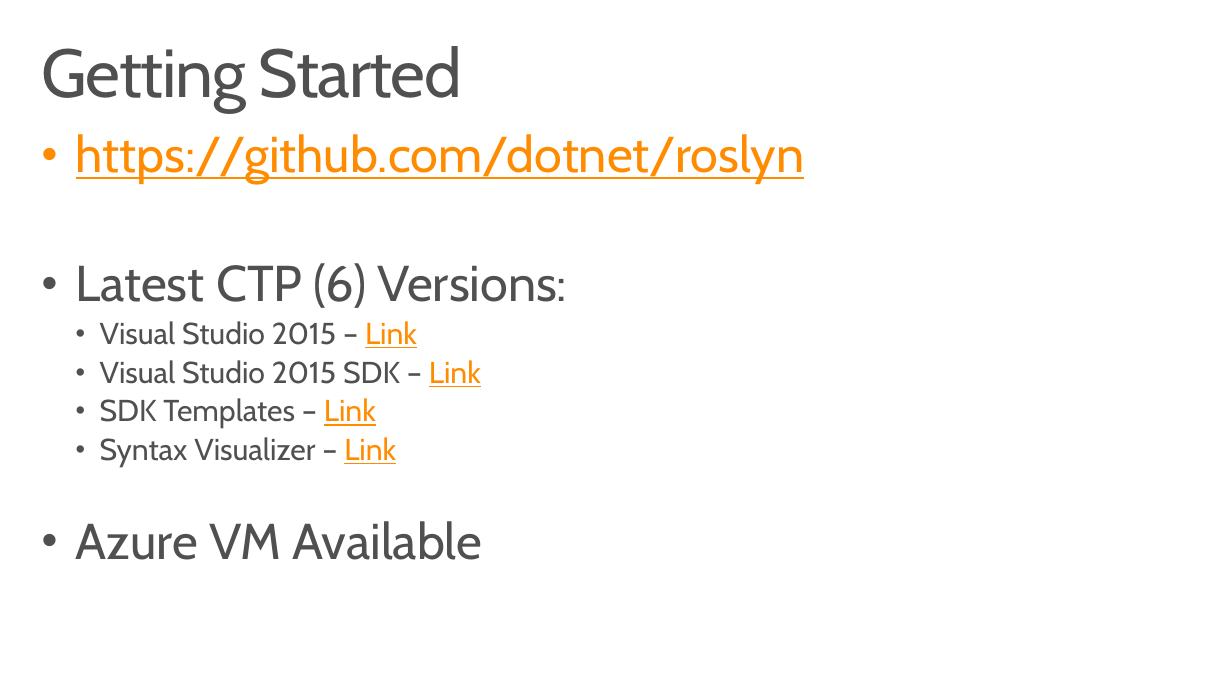
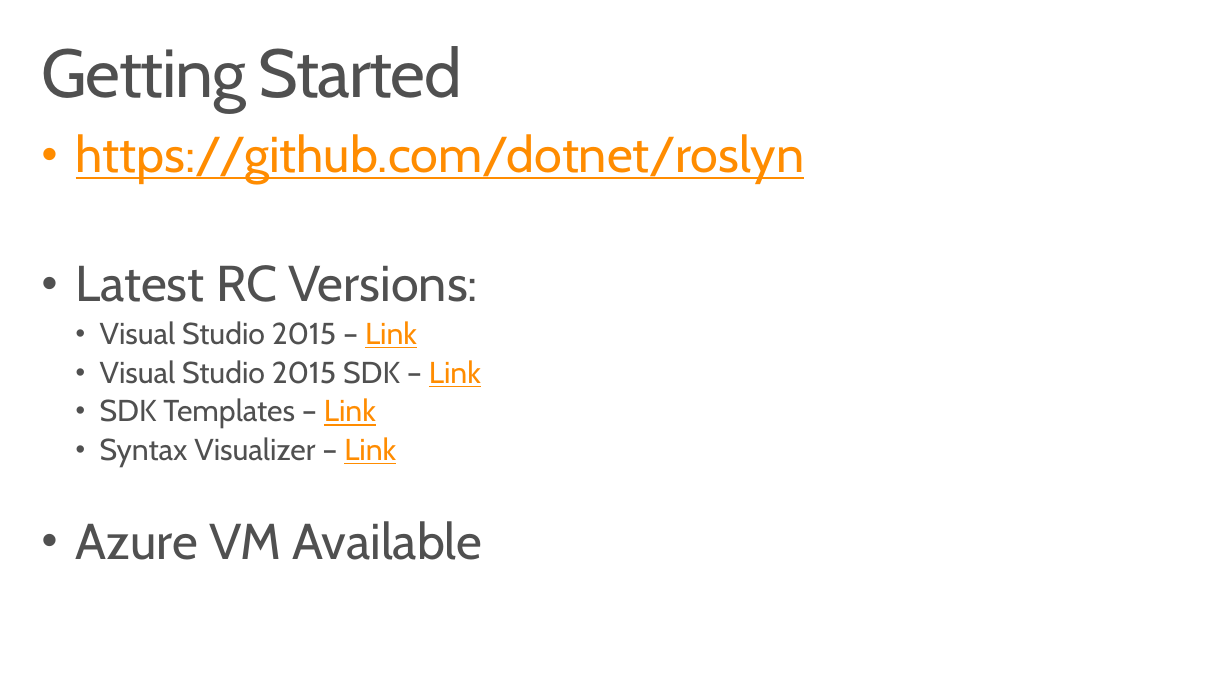
Before and after one commit to jlattimer/GoingBeyondReSharperWithRoslyn_Demo, a slide deck: slide 6 of Going Beyond ReSharper with Roslyn.pptx. Drawn at 1232x693 pixels with LibreOffice and Linux fonts; fonts in the diff are those of the drawing. Boxes give left, top, right and bottom in pixels: in the first picture for what was removed or moved away, otherwise in the second. Text is boxed around its words. In the diff, an @@ line names an element or a change of style, - is before the commit and + after.

```diff
--- a/Going Beyond ReSharper with Roslyn.pptx
+++ b/Going Beyond ReSharper with Roslyn.pptx
@@ text at (x1=76, y1=265, x2=479, y2=302): text changed @@
-• Latest CTP (6) Versions:
+• Latest RC Versions:
```
Also in this commit, not shown: 3 other slides changed, 1 slide added.
